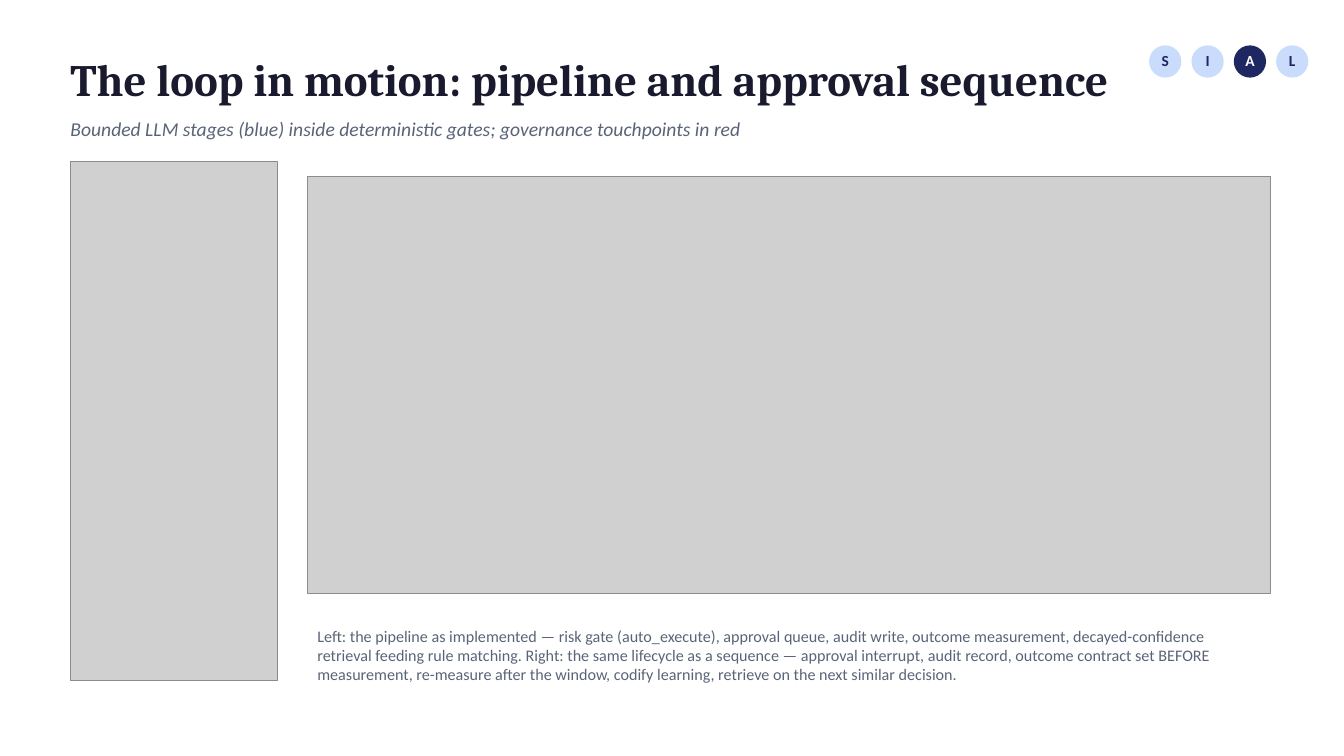
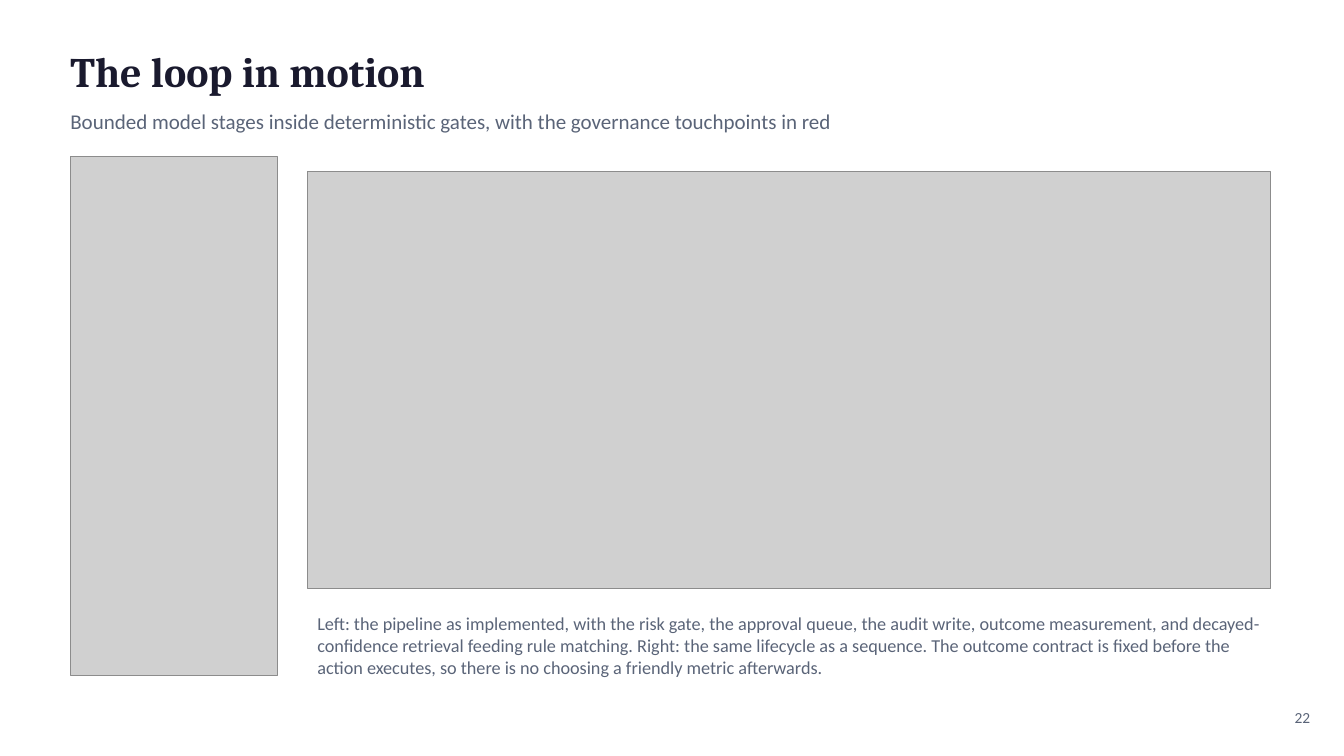
Before and after one commit to fogu13/CLARA, a slide deck: slide 22 of thesis/defense/defense_deck.pptx (slide 6 before the commit). Drawn at 1344x756 pixels with LibreOffice and Linux fonts; fonts in the diff are those of the drawing; grey boxes stand for pictures. Boxes give left, top, right and bottom in pixels: in the first picture for what was removed or moved away, otherwise in the second. Text is boxed around its words. In the diff, an @@ line names an element or a change of style, - is before the commit and + after.

```diff
--- a/thesis/defense/defense_deck.pptx
+++ b/thesis/defense/defense_deck.pptx
@@ text at [70, 57, 425, 96]: text changed; size 32 to 30 pt @@
-The loop in motion: pipeline and approval sequence
+The loop in motion
@@ ellipse removed at [1149, 45, 1182, 78] @@
@@ text removed at [1162, 56, 1169, 66] @@
-S
@@ ellipse removed at [1192, 45, 1224, 78] @@
@@ text removed at [1206, 56, 1210, 66] @@
-I
@@ ellipse removed at [1234, 45, 1266, 78] @@
@@ text removed at [1245, 56, 1254, 66] @@
-A
@@ ellipse removed at [1276, 45, 1309, 78] @@
@@ text removed at [1289, 56, 1295, 66] @@
-L
@@ text at [70, 114, 831, 133]: text changed; size 14 to 15 pt; italic off @@
-Bounded LLM stages (blue) inside deterministic gates; governance touchpoints in red
+Bounded model stages inside deterministic gates, with the governance touchpoints in red
@@ picture: place and size @@
-picture at [71, 161, 277, 681]
+picture at [71, 156, 277, 676]
@@ picture: place and size @@
-picture at [308, 176, 1270, 594]
+picture at [308, 171, 1270, 589]
@@ text at [317, 617, 1260, 677]: text changed; size 11.5 to 13 pt @@
-Left: the pipeline as implemented — risk gate (auto_execute), approval queue, audit write, outcome measurement, decayed-confidence retrieval feeding rule matching. Right: the same lifecycle as a sequence — approval interrupt, audit record, outcome contract set BEFORE measurement, re-measure after the window, codify learning, retrieve on the next similar decision.
+Left: the pipeline as implemented, with the risk gate, the approval queue, the audit write, outcome measurement, and decayed-confidence retrieval feeding rule matching. Right: the same lifecycle as a sequence. The outcome contract is fixed before the action executes, so there is no choosing a friendly metric afterwards.
@@ text added at [1295, 713, 1311, 723], 11 pt, text #5A6478 @@
+22
```
Also in this commit, not shown: 8 other slides changed, 16 slides added, 11 slides removed, 7 other files.
